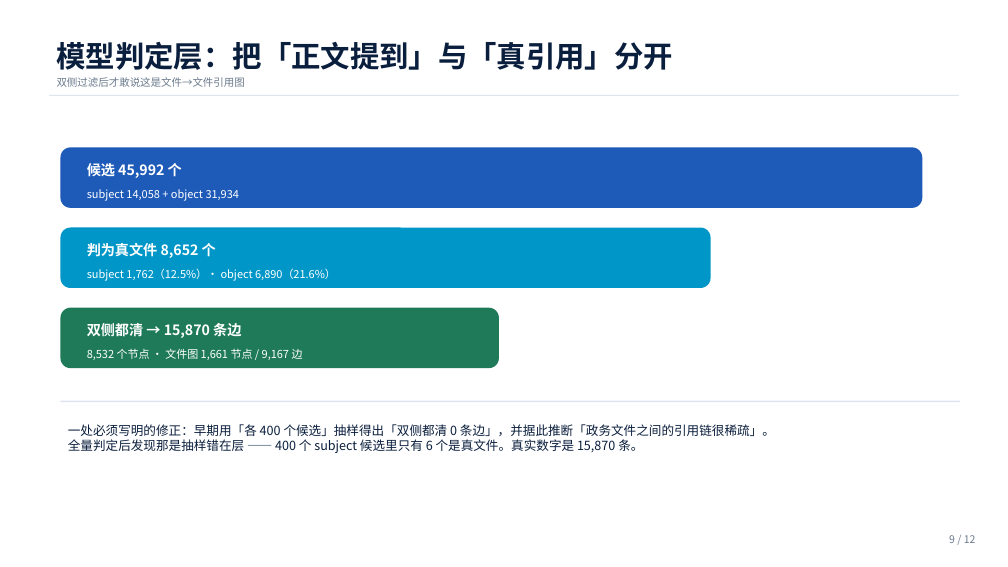
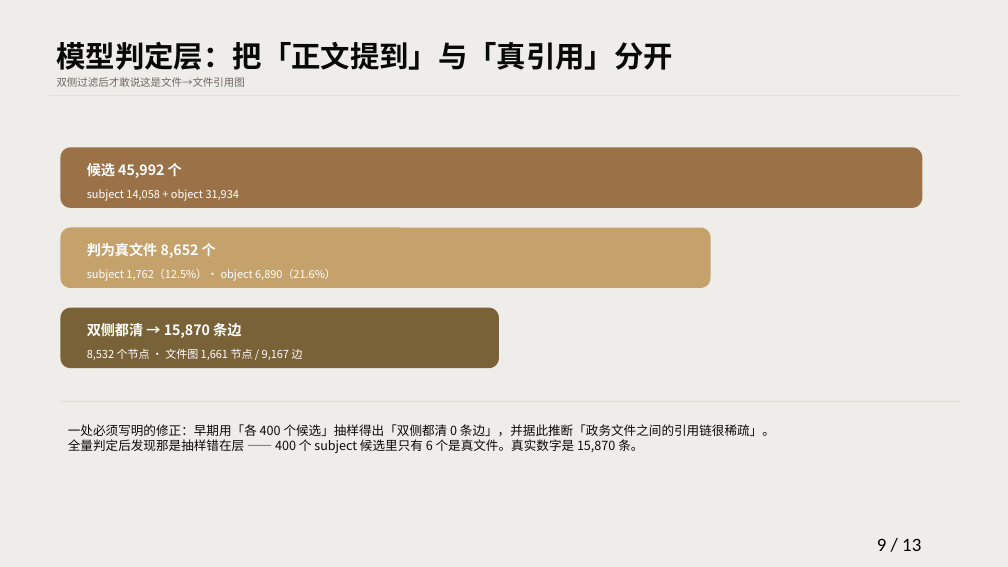
Before and after one commit to Endminlord/ict-decision-agent, a slide deck: slide 9 of deck/ict-deck.pptx. Drawn at 1008x567 pixels with LibreOffice and Linux fonts; fonts in the diff are those of the drawing. Boxes give left, top, right and bottom in pixels: in the first picture for what was removed or moved away, otherwise in the second. Text is boxed around its words. In the diff, an @@ line names an element or a change of style, - is before the commit and + after.

```diff
--- a/deck/ict-deck.pptx
+++ b/deck/ict-deck.pptx
@@ background #FFFFFF to #EFEDE9 @@
@@ text "模型判定层：把「正文提到」与「真引用」分开" at [57, 42, 674, 70]: text colour #0A1E3D to #080A08 @@
@@ text "双侧过滤后才敢说这是文件→文件引用图" at [57, 77, 245, 87]: text colour #6B7B8D to #6E675F @@
@@ rectangle at [49, 95, 959, 95]: fill #DEE5EF to #E6DFD4 @@
@@ rounded rectangle at [60, 147, 923, 208]: fill #1E5AB8 to #9B7247 @@
@@ rounded rectangle at [60, 228, 711, 288]: fill #0096C7 to #C5A16B @@
@@ rounded rectangle at [60, 308, 499, 368]: fill #1F7A5A to #7A6238 @@
@@ rectangle at [60, 401, 960, 402]: fill #DEE5EF to #E6DFD4 @@
@@ text "一处必须写明的修正：早期用「各 400 个候选」抽样得出「双侧都清 0 条边」，并据此推断「政务文件之间的引用链很稀疏」 ..." at [68, 424, 775, 453]: text colour #0A1E3D to #080A08 @@
@@ text at [877, 538, 921, 551]: text changed; size 10 to 18 pt; font Noto Sans CJK SC to Calibri; text colour #6B7B8D to #000000 @@
-9 / 12
+9 / 13
```
Also in this commit, not shown: 11 other slides changed, 1 slide added, 5 other files.
